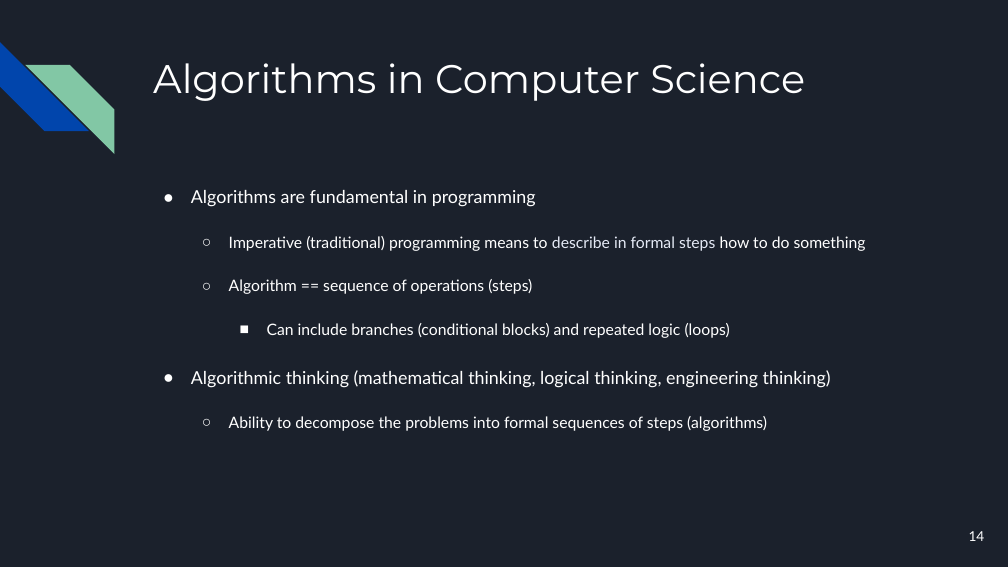
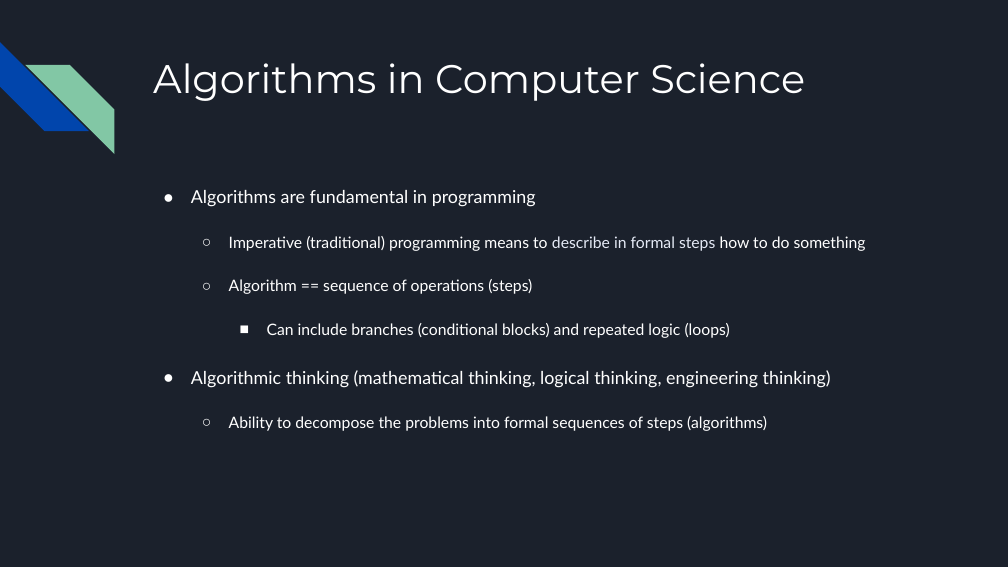
Before and after one commit to bulhard/DSA2022, a slide deck: slide 12 of _Presentations/02 Data types, data structures, algorithms.pptx (slide 14 before the commit). Drawn at 1008x567 pixels with LibreOffice and Linux fonts; fonts in the diff are those of the drawing. Boxes give left, top, right and bottom in pixels: in the first picture for what was removed or moved away, otherwise in the second. Text is boxed around its words. In the diff, an @@ line names an element or a change of style, - is before the commit and + after.

```diff
--- a/_Presentations/02 Data types, data structures, algorithms.pptx
+++ b/_Presentations/02 Data types, data structures, algorithms.pptx
@@ page number removed at box(969, 531, 985, 541) @@
-14
```
Also in this commit, not shown: 21 other slides changed, 3 slides removed.
